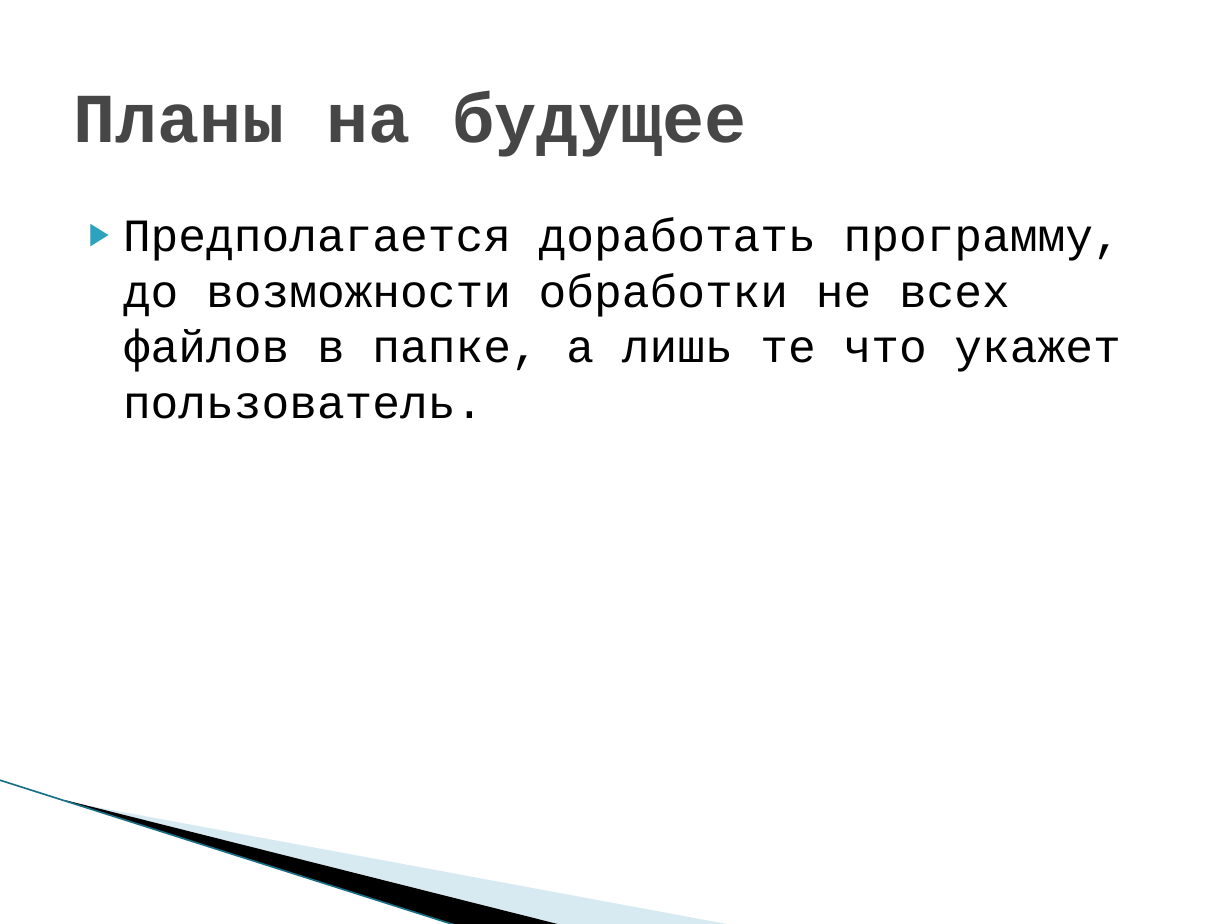
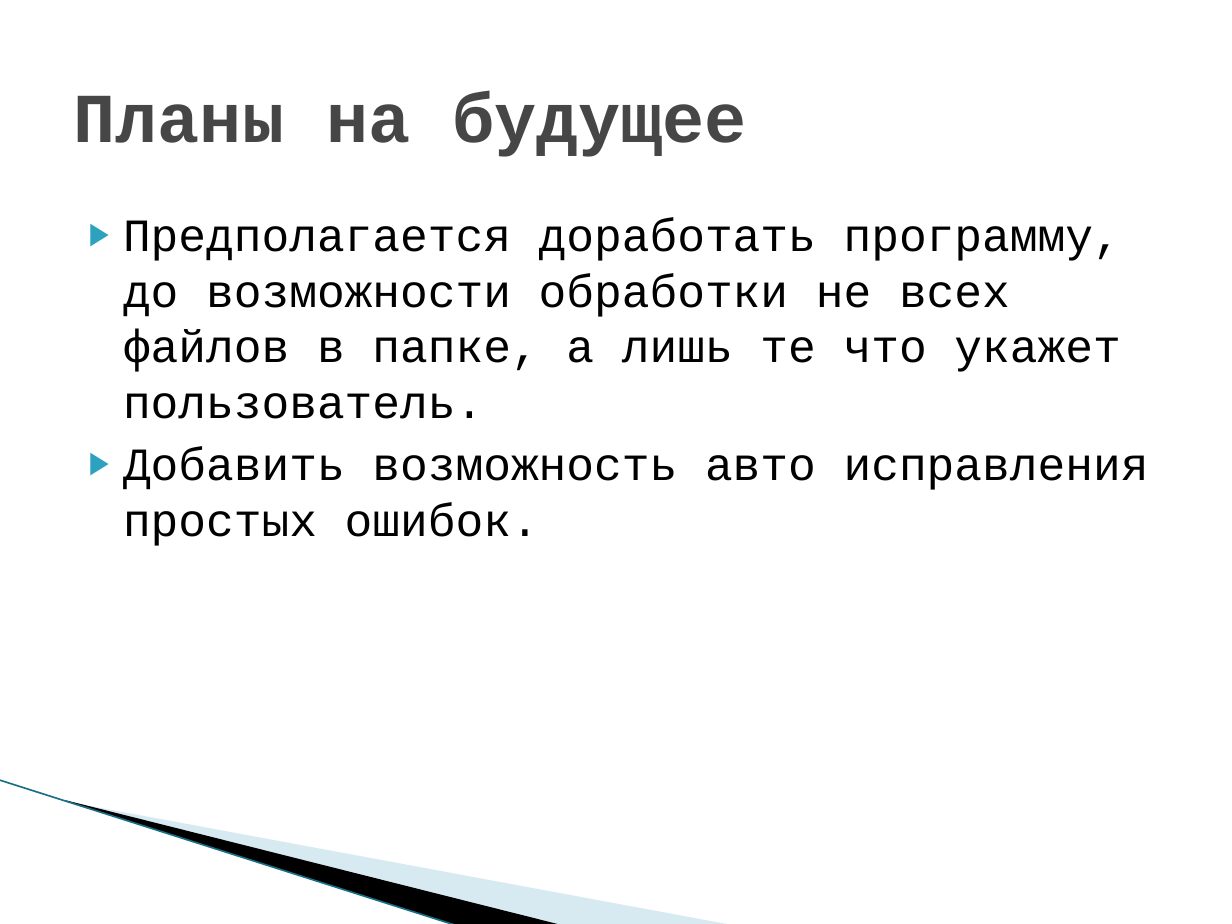
Before and after one commit to Course-and-Co/Excel-and-Cisharp, a slide deck: slide 10 of Презентация.pptx. Drawn at 1232x924 pixels with LibreOffice and Linux fonts; fonts in the diff are those of the drawing; background and template pictures are left out. Boxes give left, top, right and bottom in pixels: in the first picture for what was removed or moved away, otherwise in the second. Text is boxed around its words. In the diff, an @@ line names an element or a change of style, - is before the commit and + after.

```diff
--- a/Презентация.pptx
+++ b/Презентация.pptx
@@ text at (123, 447, 1149, 546): paragraph added @@
+▶ Добавить возможность авто исправления простых ошибок.
```
Also in this commit, not shown: 3 other slides changed, 1 other file.
